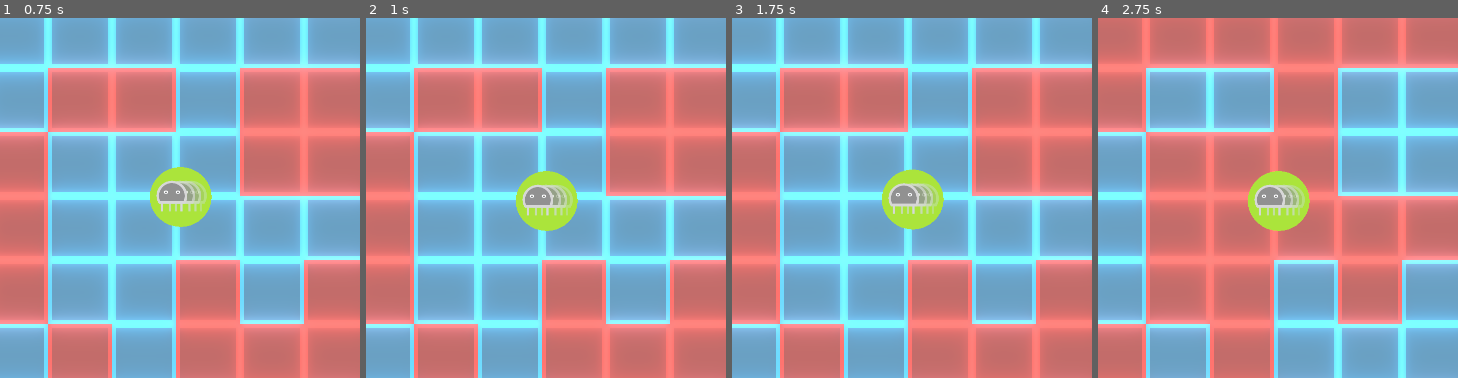
Above: before the commit, frames 1-4 (left to right).
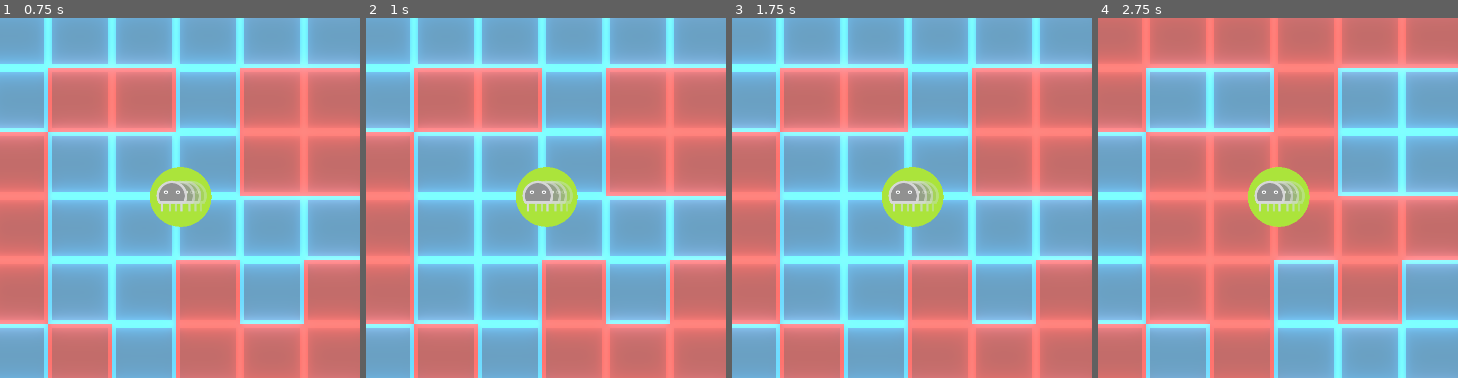
Above: after the commit, the same moments.

Repository: frcroth/hpi_gamejam2020_2colors
Game: Godot game, scene res://Scenes/UI/MainMenu.tscn
Two runs of this game, one before a commit and one after it. Both use one fixed random seed, a clock stepped at 60 frames per second and the inputs below.
Inputs:
- Up to frame 1 (0.75 s): click "Start Game" at 0.5 s
- Up to frame 2 (1 s): no input
- Up to frame 3 (1.75 s): hold Right (ui_right) from 1.28 s (still down)
- Up to frame 4 (2.75 s): tap Enter at 2 s; release Right (ui_right) at 2.03 s; hold Down (ui_down) from 2.03 s (still down)
The pictures show only the part of the screen within x 48-98%, y 21-71%; the shares and areas given below are measured in that part.

Frame 1 is identical in both runs. In frame 2, 1.1% of the frame differs, in the area x 41-59%, y 41-60%; in frame 3, 0.8%; in frame 4, 1.1%.

Commit message:
first attempt at modifying tile color when player walks over tile

Diff:
--- a/Assets/Graphics/Items/speedup/new_spriteframes.tres
+++ b/Assets/Graphics/Items/speedup/new_spriteframes.tres
@@ -1,13 +1,11 @@
-[gd_resource type="SpriteFrames" load_steps=4 format=2]
+[gd_resource type="SpriteFrames" load_steps=2 format=2]
 
-[ext_resource path="res://Assets/Graphics/Items/speedup/speedup-1.png" type="Texture" id=1]
-[ext_resource path="res://Assets/Graphics/Items/speedup/speedup-2.png" type="Texture" id=2]
 [ext_resource path="res://Assets/Graphics/Items/speedup/speedup-3.png" type="Texture" id=3]
 
 [resource]
 resource_name = "speedup_item"
 animations = [ {
-"frames": [ ExtResource( 1 ), ExtResource( 2 ), ExtResource( 3 ), ExtResource( 2 ) ],
+"frames": [ ExtResource( 3 ) ],
 "loop": true,
 "name": "default",
 "speed": 5.0
--- /dev/null
+++ b/Scenes/Entities/ColorItem.gd
@@ -0,0 +1,20 @@
+extends Node2D
+
+# Declare member variables here. Examples:
+# var a = 2
+# var b = "text"
+
+# Called when the node enters the scene tree for the first time.
+func _ready():
+	$Area2D.connect("body_entered", self, "pickup")
+
+
+func pickup(body):
+	body.get_parent().activate_colorstreak(20)
+	print(body.get_parent())
+	body.get_parent().pickup()
+	queue_free()
+
+# Called every frame. 'delta' is the elapsed time since the previous frame.
+#func _process(delta):
+#	pass
--- a/Scenes/Entities/Items.tscn
+++ b/Scenes/Entities/ColorItem.tscn
@@ -1,6 +1,6 @@
 [gd_scene load_steps=4 format=2]
 
-[ext_resource path="res://Scenes/Entities/Items.gd" type="Script" id=1]
+[ext_resource path="res://Scenes/Entities/ColorItem.gd" type="Script" id=1]
 [ext_resource path="res://Assets/Graphics/Items/speedup/new_spriteframes.tres" type="SpriteFrames" id=2]
 
 [sub_resource type="CircleShape2D" id=1]
@@ -17,5 +17,4 @@
 
 [node name="ItemSprite" type="AnimatedSprite" parent="Area2D"]
 frames = ExtResource( 2 )
-frame = 2
 playing = true
--- a/Scenes/Entities/Player.gd
+++ b/Scenes/Entities/Player.gd
@@ -4,6 +4,7 @@
 var screen_size
 var player_number
 var current_color
+var colorstreak_active
 onready var body = $Body
 
 var foo = 0
@@ -32,7 +33,19 @@
 	if velocity.length() > 0:
 		velocity = velocity.normalized() * speed
 
-	body.move_and_collide(velocity)
+		body.move_and_collide(velocity)
+		var body_pos = body.position
+		body.position = Vector2(0, 0)
+		position = position + body_pos
+
+		print("self: " + str(position))
+		print("body: " + str(body.position))
+		print("tile: " + str(current_tile()))
+
+		var current_tile = current_tile()
+		get_parent().playfield[current_tile.y][current_tile.x].set_color(current_color)
+
+
 
 func handle_Arrow_keys(delta):
 	var velocity = Vector2()  # The player's movement vector.
@@ -49,9 +62,12 @@
 		velocity = velocity.normalized() * speed
 
 	body.move_and_collide(velocity)
+	var body_pos = body.position
+	body.position = Vector2(0, 0)
+	position = position + body_pos
 
 func current_tile():
-	var center_pos = body.position + Vector2(Globals.tilesize / 2, Globals.tilesize / 2)
+	var center_pos = position + Vector2(Globals.tilesize / 2, Globals.tilesize / 2)
 	var x_tile = int(center_pos.x / Globals.tilesize)
 	var y_tile = int(center_pos.y / Globals.tilesize)
 	return Vector2(x_tile, y_tile)
@@ -66,6 +82,7 @@
 	else:
 		handle_Arrow_keys(delta)
 
+
 func speedup(time):
 	speed *= 2
 	var timer = Timer.new()
@@ -75,8 +92,20 @@
 	add_child(timer)
 	timer.start()
 
+func speeddown():
+	speed /= 2
+
+func activate_colorstreak(time):
+	colorstreak_active = true
+	var timer = Timer.new()
+	timer.one_shot = true
+	timer.set_wait_time(time)
+	timer.connect("timeout", self, "deactivate_colorstreak")
+	add_child(timer)
+	timer.start()
+
+func deactivate_colorstreak():
+	colorstreak_active = false
+
 func pickup():
 	$PickupPlayer.play(0)
-
-func speeddown():
-	speed /= 2
--- /dev/null
+++ b/Scenes/Entities/SpeedItem.tscn
@@ -0,0 +1,31 @@
+[gd_scene load_steps=7 format=2]
+
+[ext_resource path="res://Scenes/Entities/ColorItem.gd" type="Script" id=1]
+[ext_resource path="res://Assets/Graphics/Items/speedup/speedup-2.png" type="Texture" id=2]
+[ext_resource path="res://Assets/Graphics/Items/speedup/speedup-1.png" type="Texture" id=3]
+[ext_resource path="res://Assets/Graphics/Items/speedup/speedup-3.png" type="Texture" id=4]
+
+[sub_resource type="CircleShape2D" id=1]
+radius = 48.0
+
+[sub_resource type="SpriteFrames" id=2]
+animations = [ {
+"frames": [ ExtResource( 3 ), ExtResource( 2 ), ExtResource( 4 ), ExtResource( 2 ) ],
+"loop": true,
+"name": "default",
+"speed": 5.0
+} ]
+
+[node name="Item" type="Node2D"]
+script = ExtResource( 1 )
+
+[node name="Area2D" type="Area2D" parent="."]
+scale = Vector2( 0.5, 0.5 )
+
+[node name="CollisionShape2D" type="CollisionShape2D" parent="Area2D"]
+shape = SubResource( 1 )
+
+[node name="ItemSprite" type="AnimatedSprite" parent="Area2D"]
+frames = SubResource( 2 )
+frame = 2
+playing = true
--- a/Scenes/Grid/Board.gd
+++ b/Scenes/Grid/Board.gd
@@ -45,13 +45,16 @@
 			add_child(new_tile)
 
 func init_players():
+	var topleft = playfield[0][0].position
+	var bottomright = topleft + Vector2((width-1) * Globals.tilesize, (height - 1) * Globals.tilesize)
+
 	player1 = player_scene.instance()
-	player1.position = playfield[0][0].position
+	player1.position = topleft
 	player1.player_number = 1
 	add_child(player1)
 
 	player2 = player_scene.instance()
-	player2.position = playfield[height - 1][width - 1].position
+	player2.position = bottomright
 	player2.player_number = 2
 	add_child(player2)
 
--- a/Scenes/Grid/ItemSpawner.gd
+++ b/Scenes/Grid/ItemSpawner.gd
@@ -5,7 +5,9 @@
 # var b = "text"
 
 var item_spawn_time = 10
-var items = [preload("res://Scenes/Entities/Items.tscn")]
+var items = [preload("res://Scenes/Entities/ColorItem.tscn")]
+#preload("res://Scenes/Entities/SpeedItem.tscn"),
+
 var rng = RandomNumberGenerator.new()
 
 # Called when the node enters the scene tree for the first time.
--- a/Scenes/Grid/Tile.gd
+++ b/Scenes/Grid/Tile.gd
@@ -28,6 +28,10 @@
 	else:
 		$TileArea/TileSprite.texture = red_sprite
 
+func set_color(color):
+	current_color = color
+	update_color()
+
 func swap_color():
 	current_color = Globals.blue if (current_color == Globals.red) else Globals.red
 	update_color()
Renamed: Scenes/Entities/Items.gd -> Scenes/Entities/SpeedItem.gd
